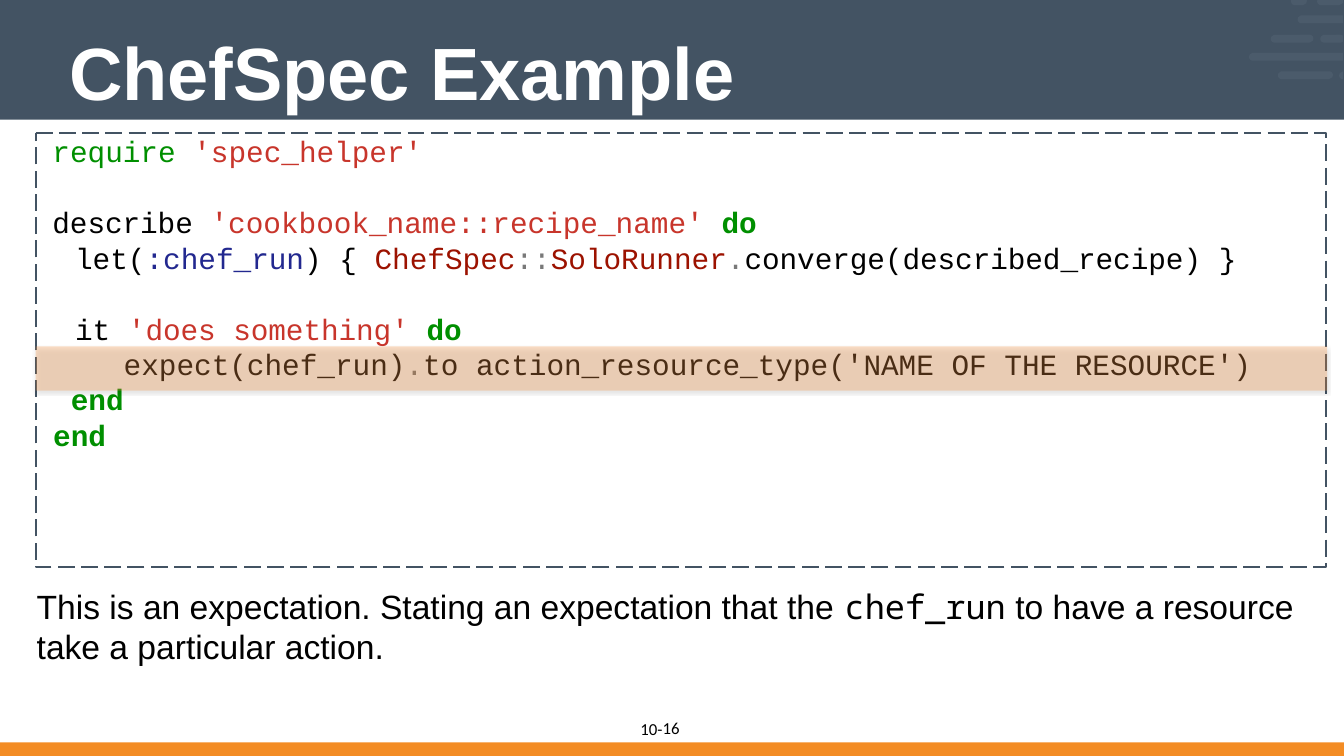
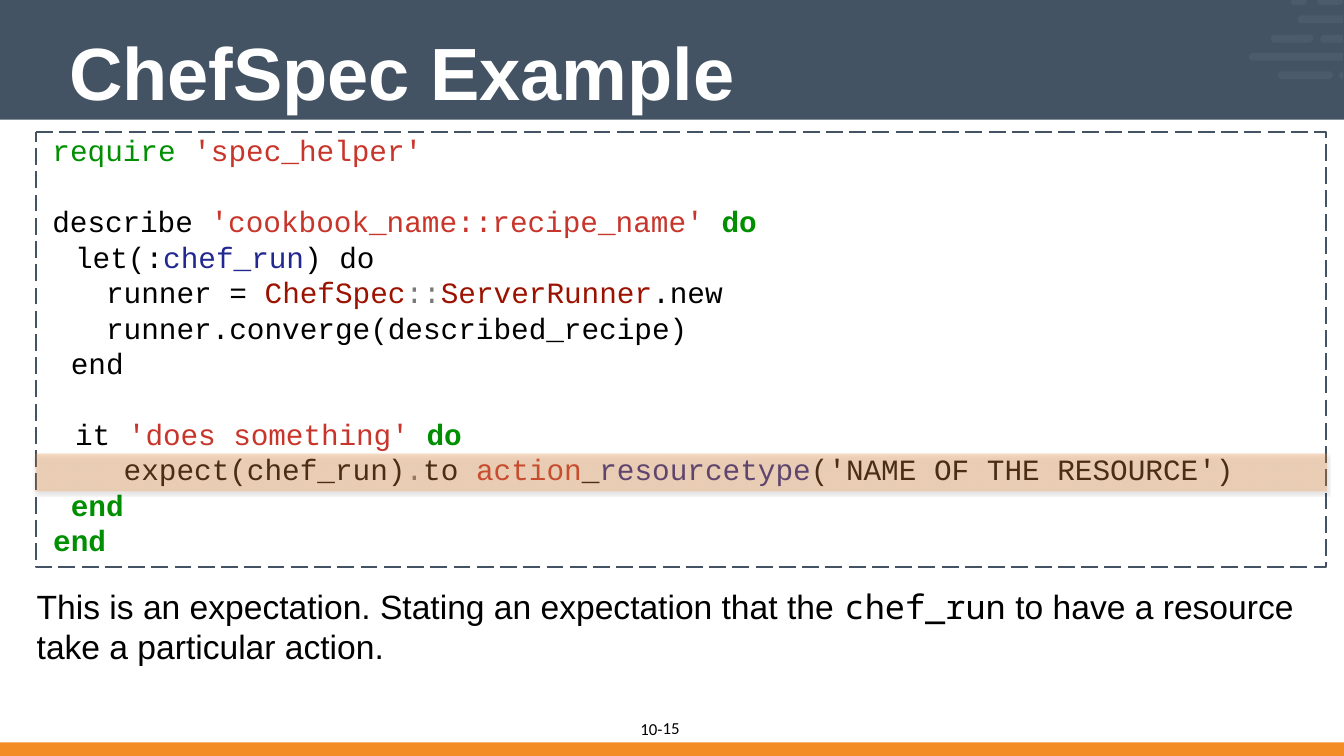
Before and after one commit to vinyar/chef-intermediate, a slide deck: slide 15 of 10-introduction_to_chefspec.pptx (slide 16 before the commit). Drawn at 1344x756 pixels with LibreOffice and Linux fonts; fonts in the diff are those of the drawing. Boxes give left, top, right and bottom in pixels: in the first picture for what was removed or moved away, otherwise in the second. Text is boxed around its words. In the diff, an @@ line names an element or a change of style, - is before the commit and + after.

```diff
--- a/10-introduction_to_chefspec.pptx
+++ b/10-introduction_to_chefspec.pptx
@@ freeform shape "require 'spec_helper'" at bbox=[36, 132, 1326, 567]: outline redrawn @@
@@ text in freeform shape at bbox=[71, 247, 723, 375]: text changed @@
-let(:chef_run) { ChefSpec::SoloRunner.converge(described_recipe) }
+let(:chef_run) do
+runner = ChefSpec::ServerRunner.new
+runner.converge(described_recipe)
+end
@@ rectangle: place and size @@
-rectangle at bbox=[36, 346, 1327, 390]
+rectangle at bbox=[36, 454, 1327, 491]
@@ text in freeform shape at bbox=[124, 459, 1233, 486]: text changed @@
-expect(chef_run).to action_resource_type('NAME OF THE RESOURCE')
+expect(chef_run).to action_resourcetype('NAME OF THE RESOURCE')
@@ page number at bbox=[663, 723, 680, 734]: text changed @@
-16
+15
```
Also in this commit, not shown: 14 other slides changed, 2 slides removed.
